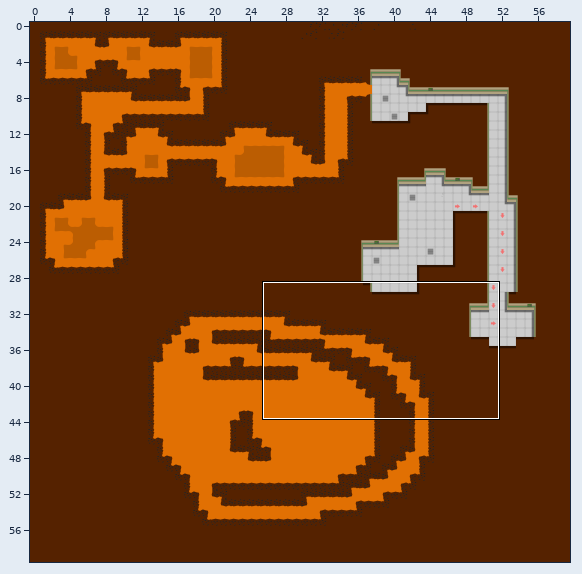
Two states of a Tiled map, core/assets/world/world.tmx. The picture above shows the old version from afar; the outline marks the close-up.
Close-up. The starting point:
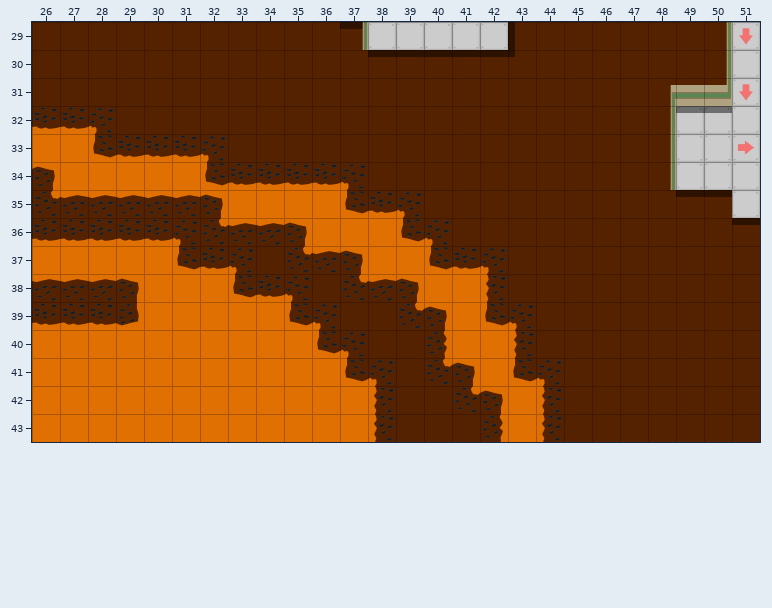
Cells are 64x64 px. Shown: x 26..51, y 29..43.
After the commit:
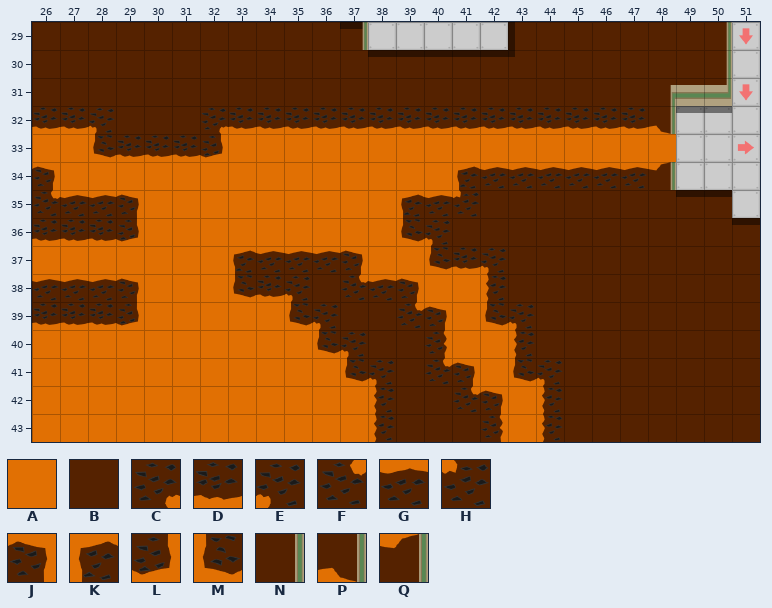
Key: from "world": A 0, B 14, C 15, D 16, E 17, F 20, G 21, H 22, J 23, K 24, L 25, M 26, N 36, P 44, Q 46.
_ is an empty cell, . an unchanged one.
Difference:
--- layer "world"
@@ x 29..48 @@
-32 ...BBBBBBBBBBBBBBBBN
-33 ...EBBBBBBBBBBBBBBBN
-34 ...MDDDDEBBBBBBBBBBN
-35 GGGJ....MDEBB.......
-36 DDEFGGJ.............
-37 ..MDEBF.............
+32 ...CDDDDDDDDDDDDDDDP
+33 ...LAAAAAAAAAAAAAAAA
+34 ...AAAAAAAAAKGGGGGGQ
+35 JAAA....AAKGH.......
+36 LAAAAAA.............
+37 ..AAKGG.............
Changed places in both close-ups, as pixel boxes (x1, y1, x2, y2):
changed: (116, 107, 676, 274)
